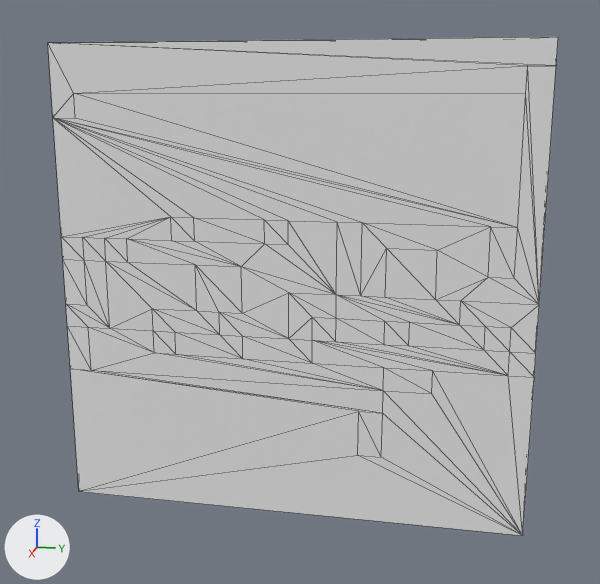
The OBJ model 3DGame/Cliff Hopper/3DModels/stairs.obj as it was, and as the next commit left it.
One viewpoint serves both versions: a camera (50 mm lens) standing at (4.27, 0.7, 2.82) and looking at (-0.02, -0.16, 1.75). Arrows for +X, +Y and +Z are at lower left; the lights stay in place. Mesh edges are drawn as thin lines. Where no turn or scale is listed for an object, it has been applied to the vertices. Vertices at the same position are counted once.

In view in the first picture: 'Untitled'.
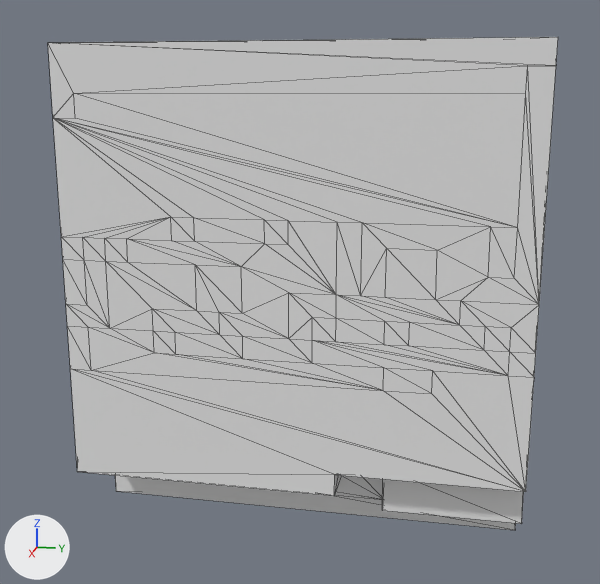
The newer file is also turned or shifted as a whole; pictures and numbers use the older file's frame.

Patch to the scene script:
```diff
--- a/3DGame/Cliff Hopper/3DModels/stairs.obj.py
+++ b/3DGame/Cliff Hopper/3DModels/stairs.obj.py
@@ me_untitled @@
 # used by ob_untitled; location = (0.0, 0.0, 0.0)
-me_untitled.from_pydata(...)  # 618 vertices, 1232 faces; spans x -1.0..1.0, y -1.0..1.0, z 1.0..3.0
+me_untitled.from_pydata(...)  # 695 vertices, 1386 faces; spans x -1.0..1.0, y -1.0..1.0, z 0.1..3.0
+# me_untitled part 1
+# 8 vertices are removed from x -1.0..1.0, y -1.0..1.0, z 1.0..1.5
+# 82 faces are deleted
+# 44 vertices are added at x -1.0..1.0, y -1.0..1.0, z 0.1..1.2
+# 6 new vertices lie (0.1, 0.0, -1.1) away from vertices in x -0.7..0.3, y -1.0..1.0, z 1.5..1.9
+# 5 new vertices lie (0.0, 0.0, 0.1) away from vertices in x -0.8..0.4, y -1.0..1.0, z 0.2..0.7
+# 25 new vertices lie (0.0, 0.0, 0.1) away from vertices in x -1.0..1.0, y -1.0..1.0, z 0.1..1.1
+# 5 new vertices lie (0.0, 0.0, 0.2) away from vertices in x -0.8..0.9, y 0.4..1.0, z 0.1..1.0
+# 236 new faces join them
 me_untitled.materials.append(mat_palette)
```

What differs and where, as boxes (x1, y1, x2, y2) in the pictures (600 x 584 px):
'Untitled', reshaped: before (48, 37, 558, 536); after (48, 37, 558, 530)
part 1 of me_untitled, built on: before (70, 369, 534, 536); after (70, 369, 534, 530)
